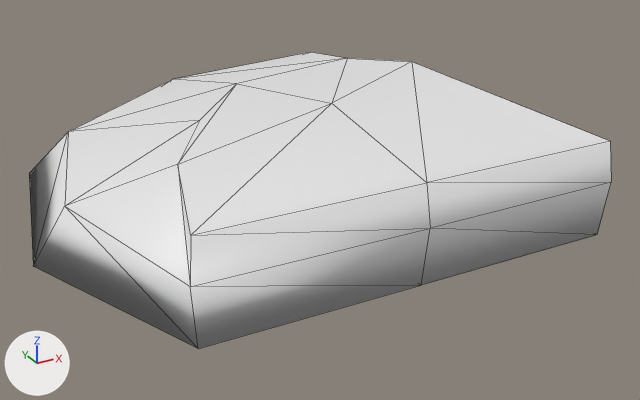
What one commit did to the glTF model assets/blueprints/polyphore.glb.
Before and after are seen from a 50 mm camera at (-0.528, -0.481, 0.327) aimed at (-0.153, 0.201, -0.014). Every picture has the same lights, and +X, +Y and +Z are marked at lower left. The picture after the commit comes second. Mesh edges are drawn as thin lines. Where no turn or scale is listed for an object, it has been applied to the vertices.

The older version as bpy lines, for what is in view:
```python
me_cube_015 = bpy.data.meshes.new('Cube.015')
me_cube_015.from_pydata(...)  # 25 vertices, 40 faces; spans x -0.428..0.0, y -0.257..0.29, z 0.0..0.084
ob_polyphore = bpy.data.objects.new('polyphore', me_cube_015)
ob_polyphore.location = (0.0, 0.2463, 0.0)
```
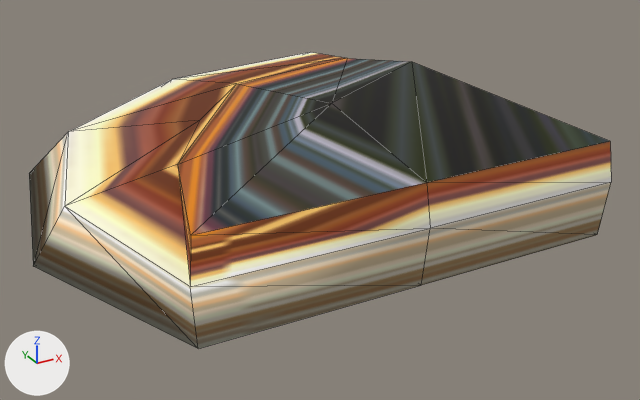
The change in detail:
Picture 'polypore_texture' (img_polypore_texture) is new.
Material 'polypore_material' (mat_polypore_material) is new.
Its texture is img_polypore_texture.
Its roughness is 1.0.
me_cube_015 has 25 vertices, 40 faces and spans x -0.428..0.0, y -0.257..0.29, z 0.0..0.084.
me_cube_015 gains material mat_polypore_material (picture img_polypore_texture).

Changed parts and their boxes (x1, y1, x2, y2) in the pictures (640 x 400 px):
'polyphore', recoloured (darker): (29, 52, 611, 346) in both
